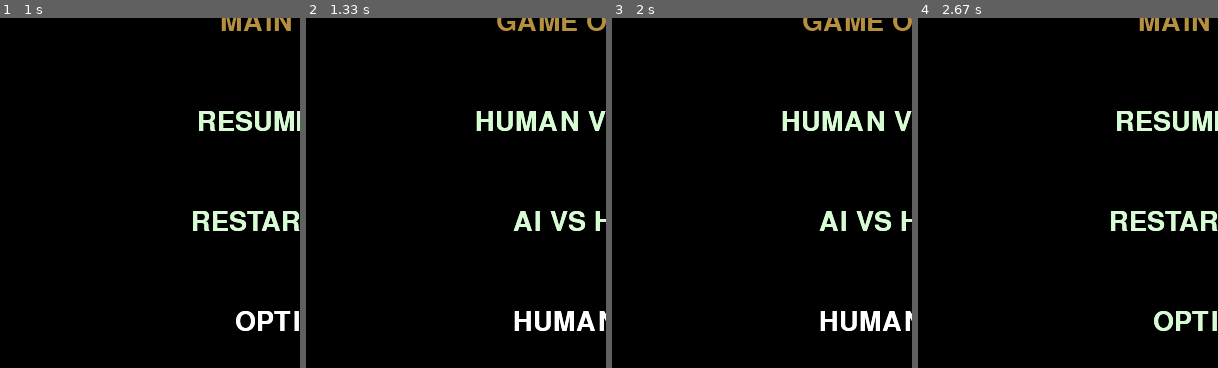
Above: before the commit, frames 1-4 (left to right).
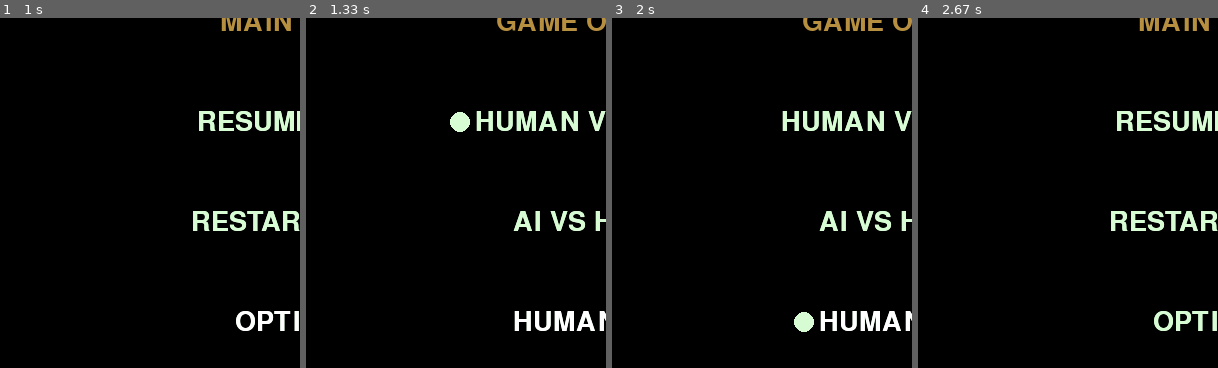
Above: after the commit, the same moments.

Repository: Patlatus/Pygame-Overcrowded-Trolleybus
Game: pygame game, started from main.py
Same seed, same stepped clock (60 frames per second), same inputs: the game is played once before the commit and once after it.
Inputs (mouse positions are % of the whole screen's width and height, from its top left):
- Up to frame 1 (1 s): hold Esc 0.33-0.8 s; move the mouse to (46, 54) at 0.37 s
- Up to frame 2 (1.33 s): click "OPTIONS" at 1.02 s
- Up to frame 3 (2 s): click (19, 73) at 1.5 s; click (62, 59) at 1.95 s
- Up to frame 4 (2.67 s): click "BACK" at 2.38 s
The pictures show only the part of the screen within x 0-50%, y 14-64%; the shares and areas given below are measured in that part.

Frame 1 is identical in both runs. In frame 2, 0.3% of the frame differs, in the area x 48-55%, y 26-33%; in frame 3, 0.3%; in frame 4, nothing differs.

Commit message:
Add game options menu: AI vs Human, Human vs AI, Human vs Human

Diff:
--- a/button.py
+++ b/button.py
@@ -1,3 +1,4 @@
+import pygame
 class Button():
 	def __init__(self, image, pos, text_input, font, base_color, hovering_color):
 		self.image = image
@@ -11,11 +12,14 @@
 			self.image = self.text
 		self.rect = self.image.get_rect(center=(self.x_pos, self.y_pos))
 		self.text_rect = self.text.get_rect(center=(self.x_pos, self.y_pos))
+		self.selected = False
 
 	def update(self, screen):
 		if self.image is not None:
 			screen.blit(self.image, self.rect)
 		screen.blit(self.text, self.text_rect)
+		if self.selected:
+			pygame.draw.circle(screen, self.base_color, (self.rect.left - 15, self.y_pos), 10)
 
 	def checkForInput(self, position):
 		if position[0] in range(self.rect.left, self.rect.right) and position[1] in range(self.rect.top, self.rect.bottom):
--- a/main.py
+++ b/main.py
@@ -36,6 +36,8 @@
 		self.show_menu = False
 		self.show_main_menu = False
 		self.show_options = False
+		self.ai_green = False
+		self.ai_magenta = False
 
 		self.play_button = Button(image=None, pos=(self.graphics.window_size >> 1, self.graphics.window_size * 2 // 6),
 								  text_input="RESUME GAME", font=self.get_font(75), base_color="#d7fcd4",
@@ -95,7 +97,24 @@
 					if not self.show_main_menu and not self.show_options:
 						self.show_main_menu = self.show_menu
 
-			if self.show_main_menu and event.type == pygame.MOUSEBUTTONDOWN:
+			if self.show_options and event.type == pygame.MOUSEBUTTONDOWN:
+				mouse_pos = pygame.mouse.get_pos()
+
+				if self.human_choice.checkForInput(mouse_pos):
+					self.ai_green = False
+					self.ai_magenta = False
+				if self.ai_starts.checkForInput(mouse_pos):
+					self.ai_green = True
+					self.ai_magenta = False
+				if self.ai_strikes_back.checkForInput(mouse_pos):
+					self.ai_green = False
+					self.ai_magenta = True
+
+				if self.options_back.checkForInput(mouse_pos):
+					self.show_options = False
+					self.show_main_menu = True
+
+			elif self.show_main_menu and event.type == pygame.MOUSEBUTTONDOWN:
 				mouse_pos = pygame.mouse.get_pos()
 				if self.play_button.checkForInput(mouse_pos):
 					self.show_main_menu = False
@@ -112,11 +131,7 @@
 			if self.show_options:
 				self.display_options()
 
-			if self.show_options and event.type == pygame.MOUSEBUTTONDOWN:
-				mouse_pos = pygame.mouse.get_pos()
-				if self.options_back.checkForInput(mouse_pos):
-					self.show_options = False
-					self.show_main_menu = True
+
 
 			if self.show_main_menu:
 				self.display_main_menu()
@@ -169,6 +184,10 @@
 		options_text = self.get_font(45).render("GAME OPTIONS", True, "#b68f40")
 		options_rect = options_text.get_rect(center=(self.graphics.window_size >> 1, self.graphics.window_size // 6))
 		self.graphics.screen.blit(options_text, options_rect)
+
+		self.human_choice.selected = not (self.ai_green or self.ai_magenta)
+		self.ai_starts.selected = self.ai_green
+		self.ai_strikes_back.selected = self.ai_magenta
 
 		for button in [self.human_choice, self.ai_starts, self.ai_strikes_back, self.options_back]:
 			button.changeColor(mouse_pos)
